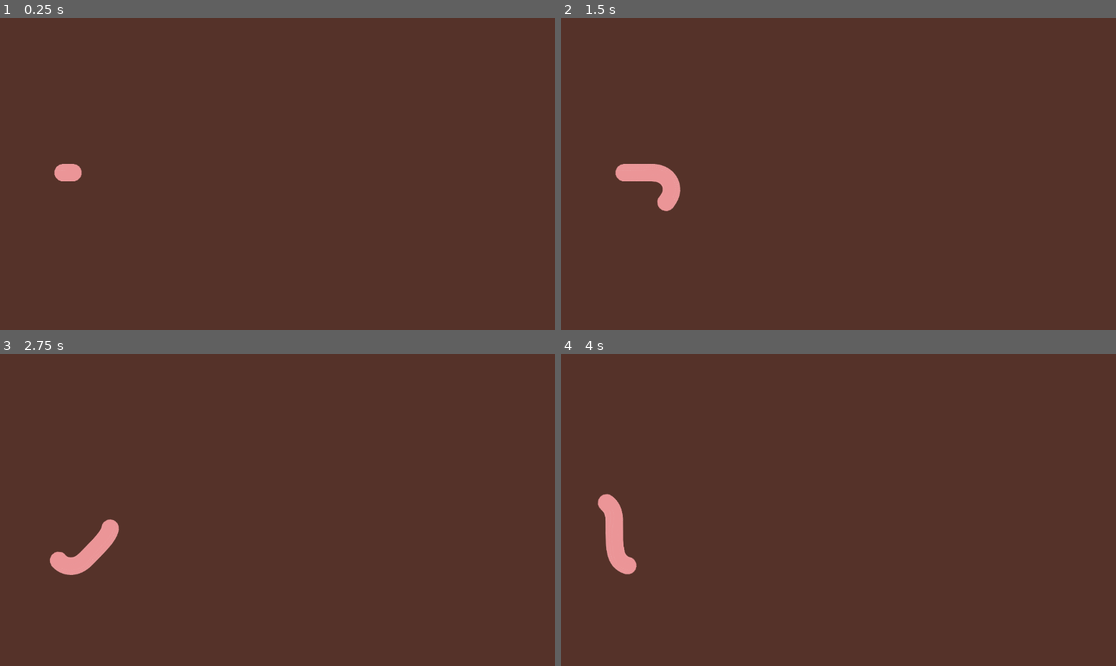
Above: before the commit, frames 1-4 (two rows, left to right).
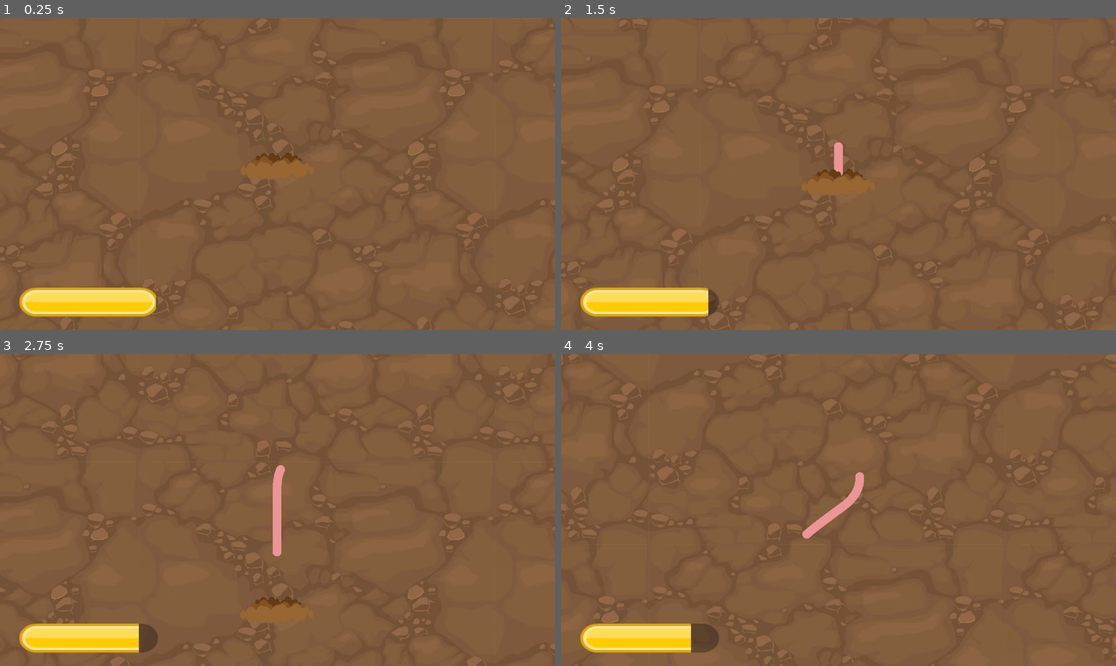
Above: after the commit, the same moments.

Repository: gooverr/Wormzilla
Game: Godot game, scene res://scenes/game.tscn
Same seed, same stepped clock (60 frames per second), same inputs: the game is played once before the commit and once after it.
Inputs:
- Up to frame 1 (0.25 s): no input
- Up to frame 2 (1.5 s): hold D (player_right) 0.53-1.28 s; hold S (player_down) from 1.28 s (still down)
- Up to frame 3 (2.75 s): release S (player_down) at 2.03 s; hold D (player_right) from 2.03 s (still down)
- Up to frame 4 (4 s): release D (player_right) at 2.78 s; hold W (player_up) 2.78-3.53 s; hold A (player_left) from 3.53 s (still down)

The runs differ from the first frame. In frame 1, 100% of the frame differs, in the area x 0-100%, y 0-100%; in frame 2, 100%; in frame 3, 100%; in frame 4, 100%.

Commit message:
hunger, movemnt

Diff:
--- /dev/null
+++ b/prefabs/Background.tscn
@@ -0,0 +1,16 @@
+[gd_scene load_steps=3 format=3 uid="uid://co2m4q67sc6ft"]
+
+[ext_resource type="Texture2D" uid="uid://dnb46g1aseaor" path="res://Textures/Background2.png" id="1_72vko"]
+
+[sub_resource type="CanvasItemMaterial" id="CanvasItemMaterial_2akfi"]
+
+[node name="ParallaxBackground" type="ParallaxBackground"]
+
+[node name="ParallaxLayer" type="ParallaxLayer" parent="."]
+material = SubResource("CanvasItemMaterial_2akfi")
+motion_mirroring = Vector2(4440, 4440)
+
+[node name="Sprite2D" type="Sprite2D" parent="ParallaxLayer"]
+scale = Vector2(2, 2)
+texture = ExtResource("1_72vko")
+centered = false
--- /dev/null
+++ b/prefabs/HungerBar.tscn
@@ -0,0 +1,22 @@
+[gd_scene load_steps=4 format=3 uid="uid://bxqsfykh2dtrj"]
+
+[ext_resource type="Texture2D" uid="uid://brwvqeqdyhrfr" path="res://Textures/bar_shadow_round_large.png" id="1_xpft5"]
+[ext_resource type="Texture2D" uid="uid://t1qe6mgtsngb" path="res://Textures/YellowBar.png" id="2_g2nbx"]
+[ext_resource type="Script" path="res://scripts/HungerBar.gd" id="3_5h7s1"]
+
+[node name="HungerBar" type="CanvasLayer"]
+
+[node name="TextureProgressBar" type="TextureProgressBar" parent="."]
+anchors_preset = 2
+anchor_top = 1.0
+anchor_bottom = 1.0
+offset_left = 40.0
+offset_top = -88.0
+offset_right = 232.0
+offset_bottom = -40.0
+grow_vertical = 0
+scale = Vector2(1.5, 1.25)
+value = 100.0
+texture_under = ExtResource("1_xpft5")
+texture_progress = ExtResource("2_g2nbx")
+script = ExtResource("3_5h7s1")
--- /dev/null
+++ b/prefabs/food.tscn
@@ -0,0 +1,16 @@
+[gd_scene load_steps=4 format=3 uid="uid://dvdojj50hfjq"]
+
+[ext_resource type="Script" path="res://scripts/food.gd" id="1_60o1k"]
+[ext_resource type="Texture2D" uid="uid://blhh1u2r2ijbp" path="res://icon.svg" id="2_3sx0g"]
+
+[sub_resource type="CircleShape2D" id="CircleShape2D_aoga8"]
+
+[node name="Food" type="Area2D"]
+script = ExtResource("1_60o1k")
+
+[node name="Sprite2D" type="Sprite2D" parent="."]
+texture = ExtResource("2_3sx0g")
+
+[node name="CollisionShape2D" type="CollisionShape2D" parent="."]
+scale = Vector2(6, 6)
+shape = SubResource("CircleShape2D_aoga8")
--- a/prefabs/hunger_hud.tscn
+++ /dev/null
@@ -1,3 +0,0 @@
-[gd_scene format=3 uid="uid://bvj7kqjf3lyk1"]
-
-[node name="HungerHUD" type="Node2D"]
--- a/prefabs/player.tscn
+++ b/prefabs/player.tscn
@@ -1,6 +1,6 @@
 [gd_scene load_steps=5 format=3 uid="uid://buiprln41cfpx"]
 
-[ext_resource type="Texture2D" uid="uid://dyojls0fykrtk" path="res://Textures/d85118cc-4df9-4be3-b79d-64d70f263cc3.png" id="2_j7vye"]
+[ext_resource type="Texture2D" uid="uid://dyojls0fykrtk" path="res://Textures/Character.png" id="2_j7vye"]
 
 [sub_resource type="CircleShape2D" id="CircleShape2D_c8a0k"]
 radius = 20.0
@@ -14,16 +14,19 @@
 metadata/_edit_group_ = true
 
 [node name="Sprite2D" type="Sprite2D" parent="."]
-position = Vector2(6.73532e-06, -0.500017)
-rotation = 1.5708
-scale = Vector2(1.32032, 1.33593)
+texture = ExtResource("2_j7vye")
 
 [node name="CollisionShape2D" type="CollisionShape2D" parent="."]
 shape = SubResource("CircleShape2D_c8a0k")
 
 [node name="GPUParticles2D" type="GPUParticles2D" parent="."]
+show_behind_parent = true
 material = SubResource("CanvasItemMaterial_r8wyu")
-amount = 50
+amount = 80
 process_material = SubResource("ParticleProcessMaterial_5aj4h")
 texture = ExtResource("2_j7vye")
-lifetime = 1.5
+
+[node name="Camera2D" type="Camera2D" parent="."]
+zoom = Vector2(0.5, 0.5)
+position_smoothing_enabled = true
+position_smoothing_speed = 2.0
--- a/scenes/game.tscn
+++ b/scenes/game.tscn
@@ -1,10 +1,62 @@
-[gd_scene load_steps=3 format=3 uid="uid://it1n1qhtj542"]
+[gd_scene load_steps=7 format=3 uid="uid://it1n1qhtj542"]
 
 [ext_resource type="PackedScene" uid="uid://buiprln41cfpx" path="res://prefabs/player.tscn" id="1_43qf2"]
 [ext_resource type="Script" path="res://scripts/player.gd" id="2_mt1bp"]
+[ext_resource type="PackedScene" uid="uid://co2m4q67sc6ft" path="res://prefabs/Background.tscn" id="3_we4tt"]
+[ext_resource type="PackedScene" uid="uid://bxqsfykh2dtrj" path="res://prefabs/HungerBar.tscn" id="4_j1ccm"]
+[ext_resource type="Texture2D" uid="uid://dv6x8qw212dqt" path="res://Textures/dirtpile.png" id="5_v1g02"]
+
+[sub_resource type="GDScript" id="GDScript_uyv7r"]
+script/source = "extends Node2D
+
+@export var food_scene: PackedScene
+@export var spawn_radius: float = 200.0
+@export var spawn_interval: float = 2.0
+
+@onready var player = $\"../player\"
+
+func _ready():
+	if not food_scene:
+		print(\"⚠️ No Food scene assigned in Inspector!\")
+		return
+
+	# spawn one immediately to test
+	spawn_food()
+
+	# spawn repeatedly
+	var t = Timer.new()
+	t.wait_time = spawn_interval
+	t.autostart = true
+	t.timeout.connect(spawn_food)
+	add_child(t)
+
+func spawn_food():
+	var food = food_scene.instantiate()
+	add_child(food)
+
+	# Pick a random angle around the player
+	var angle = randf() * TAU
+	var offset = Vector2(cos(angle), sin(angle)) * spawn_radius
+	food.global_position = player.global_position + offset
+
+	# Give the food a reference to the player
+	food.player = player
+
+	print(\"✅ Spawned food at \", food.global_position)
+"
 
 [node name="game" type="Node2D"]
+script = SubResource("GDScript_uyv7r")
 
 [node name="player" parent="." instance=ExtResource("1_43qf2")]
-position = Vector2(128, 321)
+position = Vector2(576, 648)
 script = ExtResource("2_mt1bp")
+
+[node name="Background" parent="." instance=ExtResource("3_we4tt")]
+
+[node name="HungerBar" parent="." instance=ExtResource("4_j1ccm")]
+
+[node name="SpawnSprite" type="Sprite2D" parent="."]
+position = Vector2(576, 616)
+scale = Vector2(1.7, 2.7)
+texture = ExtResource("5_v1g02")
--- /dev/null
+++ b/scripts/HungerBar.gd
@@ -0,0 +1,24 @@
+extends TextureProgressBar
+
+@export var drain_rate: float = 5.0
+@export var is_draining: bool = true
+
+var real_value: float
+
+func _ready():
+	step = 0.0  # 🔥 Allows smooth fractional updates
+	real_value = value
+
+func _process(delta):
+	if is_draining:
+		real_value -= drain_rate * delta
+		real_value = clamp(real_value, min_value, max_value)
+
+		value = real_value  # ✅ Now fractional updates show up visually
+
+		if real_value <= min_value:
+			_on_bar_empty()
+
+func _on_bar_empty():
+	is_draining = false
+	print("Bar is empty!")
--- /dev/null
+++ b/scripts/food.gd
@@ -0,0 +1,15 @@
+extends Area2D
+
+@export var hunger_fill_amount: float = 10.0
+var player
+
+func _process(delta):
+	# Move away from the player slowly
+	if player:
+		var direction = (global_position - player.global_position).normalized()
+		global_position += direction * 50 * delta
+
+func _on_Food_body_entered(body):
+	if body.is_in_group("Player"):
+		# Increase hunger bar here (we’ll handle later)
+		queue_free()  # remove food
--- a/scripts/player.gd
+++ b/scripts/player.gd
@@ -1,9 +1,10 @@
 extends Area2D
 
-var speed = 100
+var speed = 350
 var turn_speed = 180
 var turn = 0.0
 var turn_smoothing_value = 0.1
+
 
 # Called when the node enters the scene tree for the first time.
 func _ready():
@@ -12,7 +13,9 @@
 
 # Called every frame. 'delta' is the elapsed time since the previous frame.
 func _process(delta):
-	position += transform.x * speed * delta
+	await get_tree().create_timer(1).timeout
+	position -= transform.y * speed * delta
+	await get_tree().create_timer(1.5).timeout
 	turn = lerp(turn, Input.get_axis("player_left","player_right"), turn_smoothing_value)
 	rotation_degrees += turn * turn_speed * delta
 
--- /dev/null
+++ b/scripts/spawner.gd
@@ -0,0 +1,11 @@
+extends Node2D
+
+
+# Called when the node enters the scene tree for the first time.
+func _ready():
+	pass # Replace with function body.
+
+
+# Called every frame. 'delta' is the elapsed time since the previous frame.
+func _process(delta):
+	pass
Binary file added: Textures/Background.png
Not shown, changed: Textures/Background.png.import
Binary file added: Textures/Background2.png
Not shown, added: Textures/Background2.png.import
Renamed: Textures/d85118cc-4df9-4be3-b79d-64d70f263cc3.png -> Textures/Character.png
Not shown, added: Textures/Character.png.import
Binary file added: Textures/GreyBar.png
Not shown, added: Textures/GreyBar.png.import
Binary file added: Textures/YellowBar.png
Not shown, added: Textures/YellowBar.png.import
Binary file added: Textures/bar_shadow_round_large.png
Not shown, added: Textures/bar_shadow_round_large.png.import
(and 6 more such lines)
